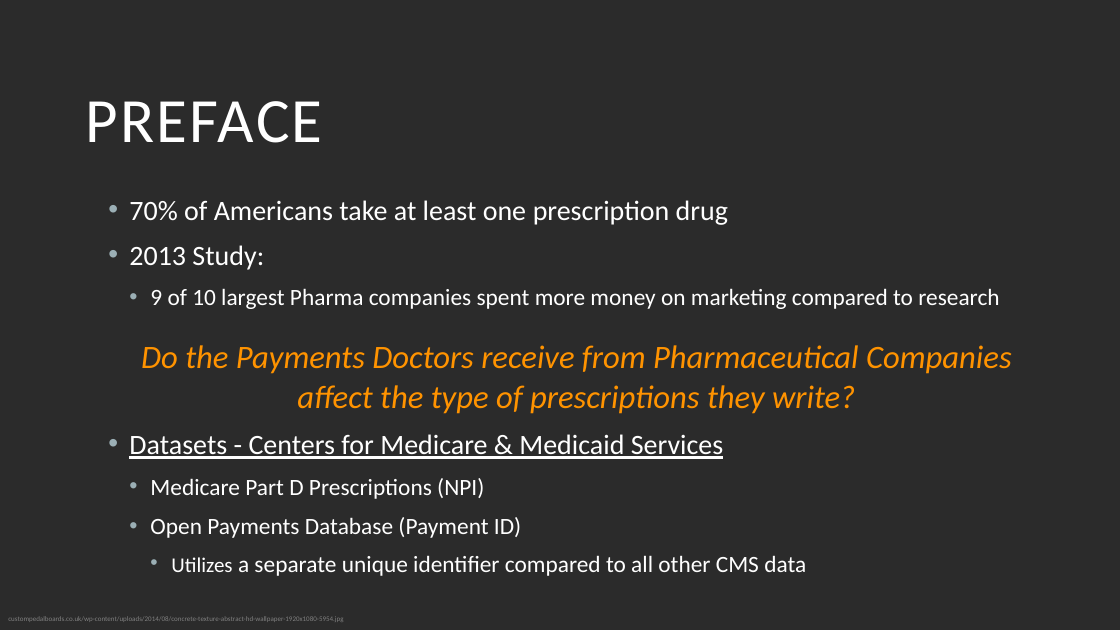
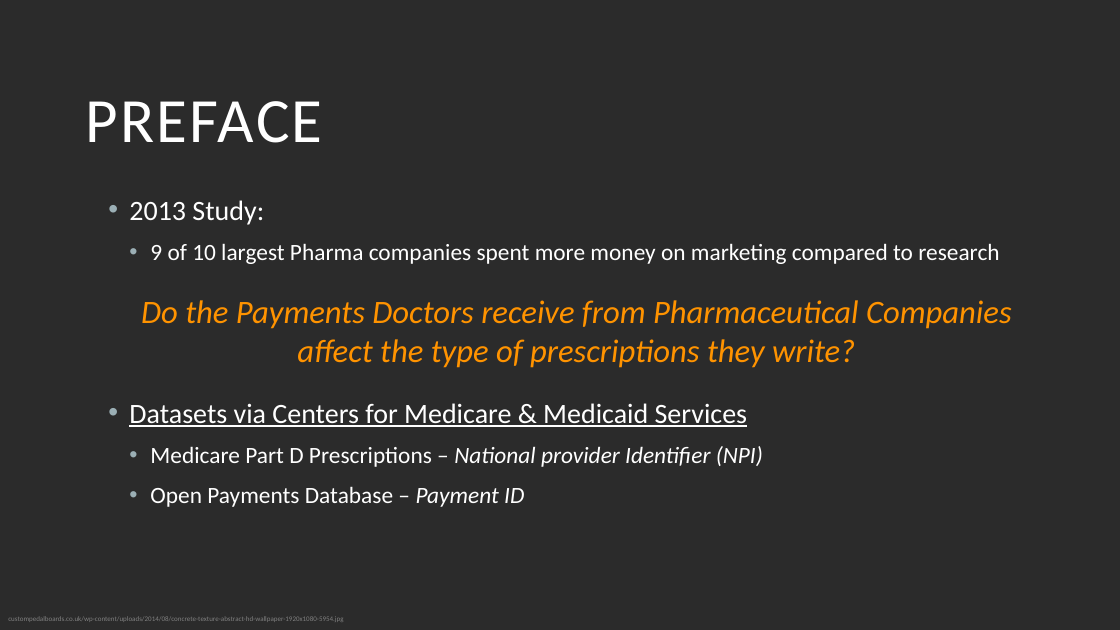
Before and after one commit to kunals95/Capstone, a slide deck: slide 3 of Drug Money Slides.pptx. Drawn at 1120x630 pixels with LibreOffice and Linux fonts; fonts in the diff are those of the drawing; background and template pictures are left out; a plain dark background stands for a picture behind light text. Boxes give left, top, right and bottom in pixels: in the first picture for what was removed or moved away, otherwise in the second. Text is boxed around its words. In the diff, an @@ line names an element or a change of style, - is before the commit and + after.

```diff
--- a/Drug Money Slides.pptx
+++ b/Drug Money Slides.pptx
@@ text at [129, 200, 728, 225]: paragraph removed @@
-• 70% of Americans take at least one prescription drug
@@ text at [141, 300, 1012, 368]: more space between paragraphs @@
@@ text at [129, 403, 763, 507]: text changed @@
-• Datasets - Centers for Medicare & Medicaid Services
-  • Medicare Part D Prescriptions (NPI)
-  • Open Payments Database (Payment ID)
-    • Utilizes a separate unique identifier compared to all other CMS data
+• Datasets via Centers for Medicare & Medicaid Services
+  • Medicare Part D Prescriptions – National provider Identifier (NPI)
+  • Open Payments Database – Payment ID
```
Also in this commit, not shown: 4 other slides changed, 24 other files.
